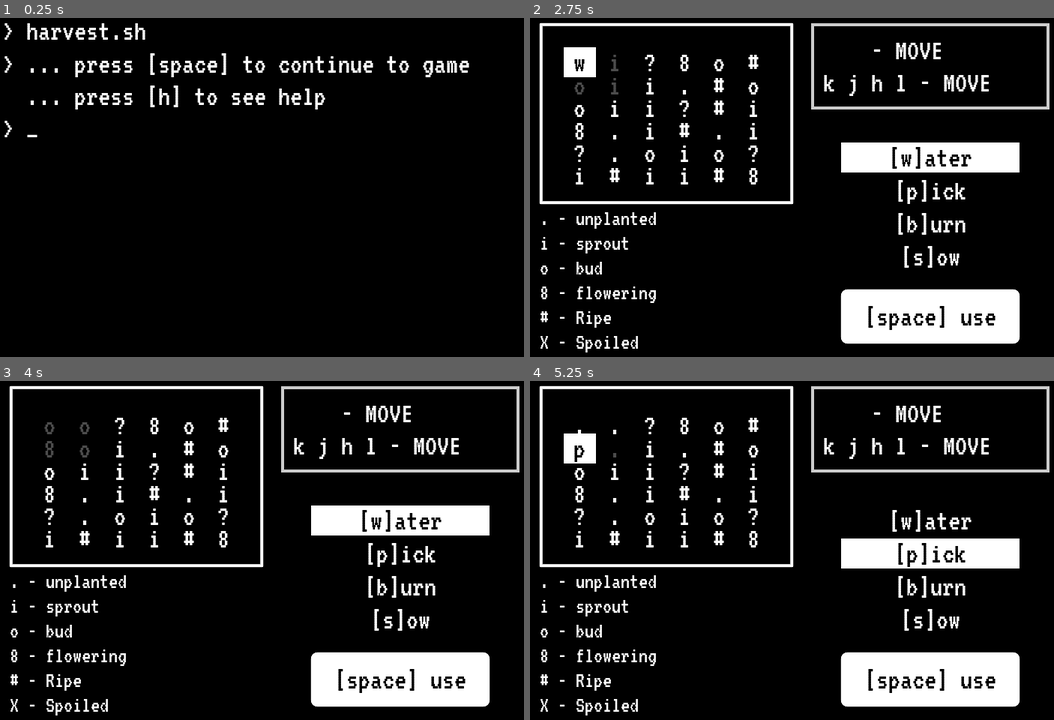
Above: before the commit, frames 1-4 (two rows, left to right).
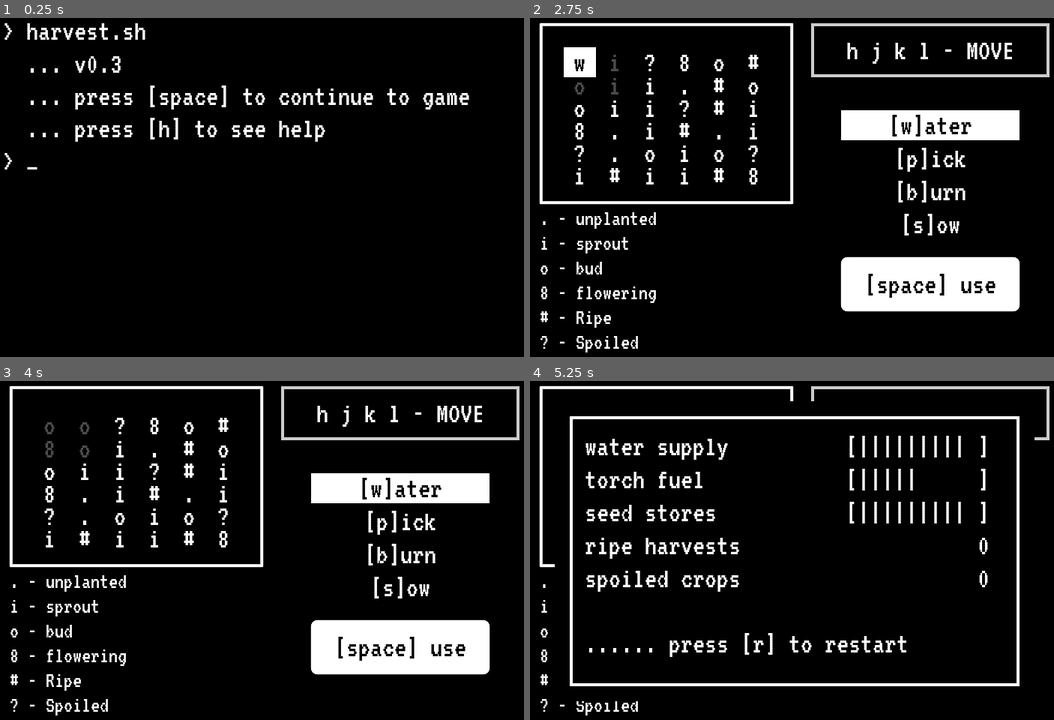
Above: after the commit, the same moments.

Repository: parkernalch/ld_52_harvest
Game: Godot game, scene res://title.tscn
Same seed, same stepped clock (60 frames per second), same inputs: the game is played once before the commit and once after it.
Inputs:
- Up to frame 1 (0.25 s): no input
- Up to frame 2 (2.75 s): tap Space (use_ability) at 0.5, 1.55, 2.3 s; hold L (move_right) 0.53-1.28 s; hold Space (use_ability) 0.53-1.28 s; tap R (restart, bound only after the commit) at 1.25, 2 s; hold J (move_down) 1.28-2.03 s; tap B (select_burn) at 1.35 s; hold L (move_right) from 2.03 s (still down); hold P (select_pick) from 2.03 s (still down)
- Up to frame 3 (4 s): release L (move_right) at 2.78 s; release P (select_pick) at 2.78 s; hold Up (move_up) 2.78-3.53 s; tap S (select_sow) at 2.85 s; tap Space (use_ability) at 3.05, 3.8 s; hold H (move_left) from 3.53 s (still down); hold W (select_water) from 3.53 s (still down)
- Up to frame 4 (5.25 s): tap R (restart, bound only after the commit) at 4.15, 4.25 s; release W (select_water) at 4.28 s; tap Tab (toggle_ability) at 4.35 s; tap Space (use_ability) at 4.55 s; tap Escape at 4.9 s; release H (move_left) at 5.03 s; hold J (move_down) from 5.03 s (still down); hold Space (use_ability) from 5.03 s (still down)

The runs differ from the first frame. In frame 1, 3.4% of the frame differs, in the area x 0-90%, y 10-45%; in frame 2, 14%; in frame 3, 14%; in frame 4, 19%, in the area x 2-100%, y 5-98%.

Commit message:
added scoring and restarting

Diff:
--- /dev/null
+++ b/ascii_bar.gd
@@ -0,0 +1,36 @@
+extends Label
+
+export var current_level: int
+enum STAT {
+	WATER, FUEL, SEEDS
+}
+export(STAT) var label_stat: int
+
+func _ready():
+	EventBus.connect("restart_game", self, "_on_restart_game")
+	match label_stat:
+		STAT.WATER:
+			EventBus.connect("water_level_changed", self, "_on_level_changed")
+		STAT.FUEL:
+			EventBus.connect("fuel_level_changed", self, "_on_level_changed")
+		STAT.SEEDS:
+			EventBus.connect("seed_level_changed", self, "_on_level_changed")
+
+func _on_restart_game():
+	current_level = 10
+	_draw()
+	pass
+
+func _draw():
+	var chars = ""
+	for i in range(10):
+		if current_level > i:
+			chars = chars + "|"
+		else:
+			chars = chars + " "
+
+	text = "[" + chars + "]"
+
+func _on_level_changed(new_level):
+	current_level = new_level
+	_draw()
--- /dev/null
+++ b/ascii_bar.tscn
@@ -0,0 +1,18 @@
+[gd_scene load_steps=4 format=2]
+
+[ext_resource path="res://fonts/VT323-Regular.ttf" type="DynamicFontData" id=1]
+[ext_resource path="res://ascii_bar.gd" type="Script" id=2]
+
+[sub_resource type="DynamicFont" id=7]
+size = 40
+font_data = ExtResource( 1 )
+
+[node name="AsciiBar" type="Label"]
+margin_left = 348.0
+margin_right = 540.0
+margin_bottom = 40.0
+custom_fonts/font = SubResource( 7 )
+text = "[0000000000]"
+align = 2
+script = ExtResource( 2 )
+current_level = 5
--- a/controls.tscn
+++ b/controls.tscn
@@ -74,22 +74,22 @@
 
 [node name="CenterContainer" type="MarginContainer" parent="MarginContainer/VBoxContainer"]
 margin_right = 318.0
-margin_bottom = 115.0
+margin_bottom = 72.0
 
 [node name="Label" type="Label" parent="MarginContainer/VBoxContainer/CenterContainer"]
 margin_right = 318.0
-margin_bottom = 115.0
+margin_bottom = 72.0
 size_flags_horizontal = 3
 size_flags_vertical = 6
 custom_fonts/font = SubResource( 2 )
 custom_styles/normal = SubResource( 1 )
-text = "↑ ↓ ← → - MOVE
-k j h l - MOVE"
+text = "h j k l - MOVE"
+align = 1
 
 [node name="MarginContainer" type="MarginContainer" parent="MarginContainer/VBoxContainer"]
-margin_top = 119.0
+margin_top = 76.0
 margin_right = 318.0
-margin_bottom = 427.0
+margin_bottom = 384.0
 custom_constants/margin_right = 40
 custom_constants/margin_top = 40
 custom_constants/margin_left = 40
--- a/crop_logic.gd
+++ b/crop_logic.gd
@@ -1,7 +1,6 @@
 extends Node
 
 func apply_tool_to_cell(cell_state, tool_applied) -> int:
-	print("applying tool " + str(tool_applied) + " to growth state " + str(cell_state))
 	match cell_state:
 		# UNPLANTED CROP
 		Globals.GROWTH_STAGE.UNPLANTED:
@@ -64,14 +63,28 @@
 		Globals.GROWTH_STAGE.RIPE:
 			match tool_applied:
 				Globals.ACTION_TOOLS.WATER:
+					Globals.crops_spoiled += 1
+					EventBus.emit_signal("spoiled_count_changed", Globals.crops_spoiled)
 					return Globals.GROWTH_STAGE.DISEASED
 				Globals.ACTION_TOOLS.THRESHER:
+					Globals.crops_harvested += 1
+					Globals.water_level = min(10, Globals.water_level + 5)
+					Globals.seed_stores = min(10, Globals.water_level + 3)
+					Globals.torch_fuel = min(10, Globals.water_level + 2)
+					EventBus.emit_signal("ripe_count_changed", Globals.crops_harvested)
+					EventBus.emit_signal("water_level_changed", Globals.water_level)
+					EventBus.emit_signal("seed_level_changed", Globals.seed_stores)
+					EventBus.emit_signal("torch_level_changed", Globals.torch_fuel)
 					return Globals.GROWTH_STAGE.UNPLANTED
 				Globals.ACTION_TOOLS.TORCH:
 					return Globals.GROWTH_STAGE.UNPLANTED
 				Globals.ACTION_TOOLS.SEEDBAG:
+					Globals.crops_spoiled += 1
+					EventBus.emit_signal("spoiled_count_changed", Globals.crops_spoiled)
 					return Globals.GROWTH_STAGE.DISEASED
 				_:
+					Globals.crops_spoiled += 1
+					EventBus.emit_signal("spoiled_count_changed", Globals.crops_spoiled)
 					return Globals.GROWTH_STAGE.DISEASED
 
 		# DISEASED CROP
@@ -80,5 +93,4 @@
 				return Globals.GROWTH_STAGE.UNPLANTED
 			return Globals.GROWTH_STAGE.DISEASED
 
-	print("didnt match ", cell_state)
 	return -1
--- a/event_bus.gd
+++ b/event_bus.gd
@@ -3,3 +3,11 @@
 signal cell_selected(cell)
 
 signal tool_changed(action_tool)
+
+signal water_level_changed(new_level)
+signal torch_level_changed(new_level)
+signal seed_level_changed(new_level)
+signal ripe_count_changed(new_count)
+signal spoiled_count_changed(new_count)
+
+signal restart_game()
--- a/farm.gd
+++ b/farm.gd
@@ -13,7 +13,17 @@
 	current_tool = Globals.ACTION_TOOLS.WATER
 	yield(get_tree(), "idle_frame")
 	EventBus.emit_signal("tool_changed", current_tool)
+	EventBus.connect("restart_game", self, "_on_restart_game")
 	pass
+
+func _on_restart_game():
+	clear_farm()
+	populate_farm(randi())
+
+func clear_farm():
+	for i in len(cells):
+		for j in len(cells[i]):
+			cells[j][i].queue_free()
 
 func _draw():
 	pass
@@ -165,5 +175,15 @@
 
 func use_tool():
 	var selected_cell = cells[selected_index[1]][selected_index[0]]
+	match current_tool:
+		Globals.ACTION_TOOLS.WATER:
+			if not Globals.use_water():
+				return
+		Globals.ACTION_TOOLS.SEEDBAG:
+			if not Globals.use_seed():
+				return
+		Globals.ACTION_TOOLS.TORCH:
+			if not Globals.use_torch():
+				return
 	selected_cell.apply_tool_action(current_tool)
 	apply_to_neighbors()
--- a/globals.gd
+++ b/globals.gd
@@ -1,6 +1,49 @@
 extends Node
 
 var flash_rate := 0.4
+
+var water_level = 10
+var seed_stores = 10
+var torch_fuel =  10
+
+var crops_harvested = 0
+var crops_spoiled = 0
+
+func _ready():
+	EventBus.connect("restart_game", self, "_on_game_restarted")
+
+func _on_game_restarted():
+	water_level = 10
+	seed_stores = 10
+	torch_fuel = 10
+	crops_harvested = 0
+	crops_spoiled = 0
+	EventBus.emit_signal("water_level_changed", 10)
+	EventBus.emit_signal("torch_level_changed", 10)
+	EventBus.emit_signal("seed_level_changed", 10)
+	EventBus.emit_signal("ripe_count_changed", 0)
+	EventBus.emit_signal("spoiled_count_changed", 0)
+
+func use_water():
+	if water_level == 0:
+		return false
+	water_level = max(0, water_level - 1)
+	EventBus.emit_signal("water_level_changed", water_level)
+	return true
+
+func use_seed():
+	if seed_stores == 0:
+		return false
+	seed_stores = max(0, seed_stores - 1)
+	EventBus.emit_signal("seed_level_changed", seed_stores)
+	return true
+
+func use_torch():
+	if torch_fuel == 0:
+		return false
+	torch_fuel = max(0, seed_stores - 1)
+	EventBus.emit_signal("torch_level_changed", torch_fuel)
+	return true
 
 enum ACTION_TOOLS {
 	WATER,
--- a/menu.gd
+++ b/menu.gd
@@ -28,21 +28,18 @@
 	pass
 
 func to_menu():
-	print("going to help")
 	menu.set_modulate(Color.white)
 	help.set_modulate(Color.transparent)
 	title.set_modulate(Color.transparent)
 	current_view = "menu"
 
 func to_help():
-	print("going to help")
 	menu.set_modulate(Color.transparent)
 	help.set_modulate(Color.white)
 	title.set_modulate(Color.transparent)
 	current_view = "help"
 
 func to_title():
-	print("going to title")
 	menu.set_modulate(Color.transparent)
 	help.set_modulate(Color.transparent)
 	title.set_modulate(Color.white)
@@ -51,5 +48,4 @@
 	to_game()
 
 func to_game():
-	print("going to game")
 	get_tree().change_scene_to(game_scene)
--- /dev/null
+++ b/popup.gd
@@ -0,0 +1,18 @@
+extends MarginContainer
+
+func _ready():
+	set_modulate(Color.transparent)
+
+func _input(event):
+	if event is InputEventKey and event.pressed:
+		if event.scancode == KEY_ESCAPE:
+			toggle_visibility()
+		if modulate == Color.white and event.is_action_pressed("restart"):
+			EventBus.emit_signal("restart_game")
+			modulate = Color.transparent
+
+func toggle_visibility():
+	if modulate == Color.white:
+		set_modulate(Color.transparent)
+	else:
+		set_modulate(Color.white)
--- /dev/null
+++ b/popup.tscn
@@ -0,0 +1,154 @@
+[gd_scene load_steps=10 format=2]
+
+[ext_resource path="res://fonts/VT323-Regular.ttf" type="DynamicFontData" id=1]
+[ext_resource path="res://popup.gd" type="Script" id=2]
+[ext_resource path="res://ascii_bar.tscn" type="PackedScene" id=3]
+[ext_resource path="res://ripe_harvest_label.gd" type="Script" id=4]
+[ext_resource path="res://spoiled_harvest_label.gd" type="Script" id=5]
+
+[sub_resource type="StyleBoxFlat" id=4]
+bg_color = Color( 0, 0, 0, 1 )
+
+[sub_resource type="StyleBoxFlat" id=5]
+draw_center = false
+border_width_left = 4
+border_width_top = 4
+border_width_right = 4
+border_width_bottom = 4
+border_color = Color( 1, 1, 1, 1 )
+
+[sub_resource type="DynamicFont" id=6]
+size = 40
+font_data = ExtResource( 1 )
+
+[sub_resource type="DynamicFont" id=7]
+size = 40
+font_data = ExtResource( 1 )
+
+[node name="Popup" type="MarginContainer"]
+anchor_right = 1.0
+anchor_bottom = 1.0
+custom_constants/margin_right = 40
+custom_constants/margin_top = 40
+custom_constants/margin_left = 40
+custom_constants/margin_bottom = 40
+script = ExtResource( 2 )
+
+[node name="Panel" type="Panel" parent="."]
+margin_left = 40.0
+margin_top = 40.0
+margin_right = 680.0
+margin_bottom = 440.0
+custom_styles/panel = SubResource( 4 )
+
+[node name="MarginContainer" type="MarginContainer" parent="Panel"]
+anchor_right = 1.0
+anchor_bottom = 1.0
+custom_constants/margin_right = 20
+custom_constants/margin_top = 20
+custom_constants/margin_left = 20
+custom_constants/margin_bottom = 20
+
+[node name="Panel" type="Panel" parent="Panel/MarginContainer"]
+margin_left = 20.0
+margin_top = 20.0
+margin_right = 620.0
+margin_bottom = 380.0
+custom_styles/panel = SubResource( 5 )
+
+[node name="MarginContainer" type="MarginContainer" parent="Panel/MarginContainer/Panel"]
+anchor_right = 1.0
+anchor_bottom = 1.0
+custom_constants/margin_right = 20
+custom_constants/margin_top = 20
+custom_constants/margin_left = 20
+custom_constants/margin_bottom = 20
+
+[node name="VBoxContainer" type="VBoxContainer" parent="Panel/MarginContainer/Panel/MarginContainer"]
+margin_left = 20.0
+margin_top = 20.0
+margin_right = 580.0
+margin_bottom = 340.0
+
+[node name="GridContainer" type="GridContainer" parent="Panel/MarginContainer/Panel/MarginContainer/VBoxContainer"]
+margin_right = 560.0
+margin_bottom = 216.0
+custom_constants/hseparation = 140
+columns = 2
+
+[node name="water_label" type="Label" parent="Panel/MarginContainer/Panel/MarginContainer/VBoxContainer/GridContainer"]
+margin_right = 208.0
+margin_bottom = 40.0
+custom_fonts/font = SubResource( 6 )
+text = "water supply"
+
+[node name="water_bar" parent="Panel/MarginContainer/Panel/MarginContainer/VBoxContainer/GridContainer" instance=ExtResource( 3 )]
+custom_fonts/font = SubResource( 7 )
+
+[node name="torch_label" type="Label" parent="Panel/MarginContainer/Panel/MarginContainer/VBoxContainer/GridContainer"]
+margin_top = 44.0
+margin_right = 208.0
+margin_bottom = 84.0
+custom_fonts/font = SubResource( 6 )
+text = "torch fuel"
+
+[node name="torch_bar" parent="Panel/MarginContainer/Panel/MarginContainer/VBoxContainer/GridContainer" instance=ExtResource( 3 )]
+margin_top = 44.0
+margin_bottom = 84.0
+custom_fonts/font = SubResource( 7 )
+label_stat = 1
+
+[node name="seed_label" type="Label" parent="Panel/MarginContainer/Panel/MarginContainer/VBoxContainer/GridContainer"]
+margin_top = 88.0
+margin_right = 208.0
+margin_bottom = 128.0
+custom_fonts/font = SubResource( 6 )
+text = "seed stores"
+
+[node name="seed_bar" parent="Panel/MarginContainer/Panel/MarginContainer/VBoxContainer/GridContainer" instance=ExtResource( 3 )]
+margin_top = 88.0
+margin_bottom = 128.0
+custom_fonts/font = SubResource( 7 )
+label_stat = 2
+
+[node name="Label7" type="Label" parent="Panel/MarginContainer/Panel/MarginContainer/VBoxContainer/GridContainer"]
+margin_top = 132.0
+margin_right = 208.0
+margin_bottom = 172.0
+custom_fonts/font = SubResource( 6 )
+text = "ripe harvests"
+
+[node name="Label8" type="Label" parent="Panel/MarginContainer/Panel/MarginContainer/VBoxContainer/GridContainer"]
+margin_left = 348.0
+margin_top = 132.0
+margin_right = 540.0
+margin_bottom = 172.0
+custom_fonts/font = SubResource( 6 )
+text = "0"
+align = 2
+script = ExtResource( 4 )
+
+[node name="Label9" type="Label" parent="Panel/MarginContainer/Panel/MarginContainer/VBoxContainer/GridContainer"]
+margin_top = 176.0
+margin_right = 208.0
+margin_bottom = 216.0
+custom_fonts/font = SubResource( 6 )
+text = "spoiled crops"
+
+[node name="Label10" type="Label" parent="Panel/MarginContainer/Panel/MarginContainer/VBoxContainer/GridContainer"]
+margin_left = 348.0
+margin_top = 176.0
+margin_right = 540.0
+margin_bottom = 216.0
+custom_fonts/font = SubResource( 6 )
+text = "0"
+align = 2
+script = ExtResource( 5 )
+
+[node name="reset_label" type="Label" parent="Panel/MarginContainer/Panel/MarginContainer/VBoxContainer"]
+margin_top = 220.0
+margin_right = 560.0
+margin_bottom = 303.0
+custom_fonts/font = SubResource( 6 )
+text = "
+...... press [r] to restart"
--- a/project.godot
+++ b/project.godot
@@ -95,6 +95,11 @@
 "events": [ Object(InputEventKey,"resource_local_to_scene":false,"resource_name":"","device":0,"alt":false,"shift":false,"control":false,"meta":false,"command":false,"pressed":false,"scancode":83,"physical_scancode":0,"unicode":0,"echo":false,"script":null)
  ]
 }
+restart={
+"deadzone": 0.5,
+"events": [ Object(InputEventKey,"resource_local_to_scene":false,"resource_name":"","device":0,"alt":false,"shift":false,"control":false,"meta":false,"command":false,"pressed":false,"scancode":82,"physical_scancode":0,"unicode":0,"echo":false,"script":null)
+ ]
+}
 
 [physics]
 
--- /dev/null
+++ b/ripe_harvest_label.gd
@@ -0,0 +1,8 @@
+extends Label
+
+
+func _ready():
+	EventBus.connect("ripe_count_changed", self, "_update_count")
+
+func _update_count(new_count):
+	text = str(new_count)
--- /dev/null
+++ b/spoiled_harvest_label.gd
@@ -0,0 +1,8 @@
+extends Label
+
+
+func _ready():
+	EventBus.connect("spoiled_count_changed", self, "_update_count")
+
+func _update_count(new_count):
+	text = str(new_count)
--- a/title.tscn
+++ b/title.tscn
@@ -42,9 +42,10 @@
 [node name="Label2" type="Label" parent="MarginContainer/MenuPrompt"]
 margin_top = 44.0
 margin_right = 710.0
-margin_bottom = 170.0
+margin_bottom = 213.0
 custom_fonts/font = SubResource( 2 )
-text = "> ... press [space] to continue to game
+text = "  ... v0.3
+  ... press [space] to continue to game
   ... press [h] to see help
 > _"
 
--- a/world.tscn
+++ b/world.tscn
@@ -1,8 +1,9 @@
-[gd_scene load_steps=6 format=2]
+[gd_scene load_steps=7 format=2]
 
 [ext_resource path="res://farm.tscn" type="PackedScene" id=1]
 [ext_resource path="res://controls.tscn" type="PackedScene" id=2]
 [ext_resource path="res://fonts/VT323-Regular.ttf" type="DynamicFontData" id=3]
+[ext_resource path="res://popup.tscn" type="PackedScene" id=4]
 
 [sub_resource type="StyleBoxFlat" id=2]
 bg_color = Color( 0, 0, 0, 1 )
@@ -66,6 +67,8 @@
 o - bud
 8 - flowering
 # - Ripe
-X - Spoiled  "
+? - Spoiled  "
 
 [node name="Controls" parent="CanvasLayer/Panel/GridContainer" instance=ExtResource( 2 )]
+
+[node name="Popup" parent="CanvasLayer" instance=ExtResource( 4 )]
Not shown, added: build/harvest_v0.3.zip
Not shown, added: build/harvest_v1.0.zip
Not shown, changed: build/index.pck
